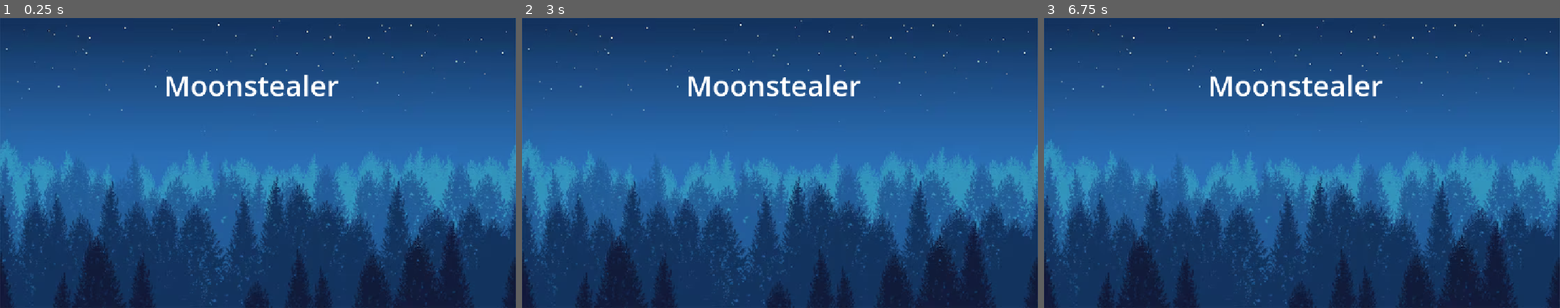
Above: before the commit, frames 1-3 (left to right).
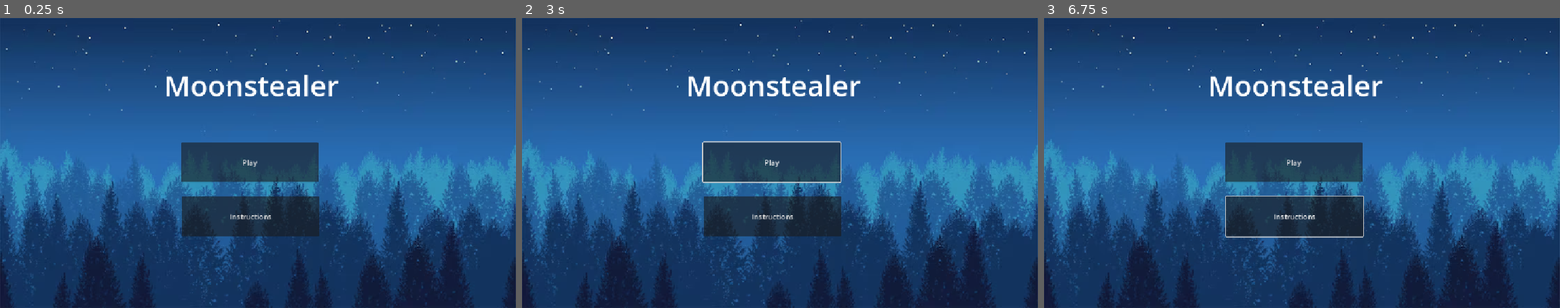
Above: after the commit, the same moments.

Repository: insertnewusername/moon-stealer
Game: Godot game, scene res://Scenes/startup.tscn
The game is run twice, just before and just after one commit, with the same random seed, the same clock (stepped at 60 frames per second) and the same inputs. This scene is started directly instead of the project's main scene.
Inputs (mouse positions are in pixels of both pictures, inside the frame that each line leads up to):
- Up to frame 1 (0.25 s): no input
- Up to frame 2 (3 s): click (774, 215) at 0.5 s, where only the run after the commit has a clickable "Instructions"; click (769, 163) at 1.25 s, where only the run after the commit has a clickable "Play"; click (769, 163) at 2 s, where only the run after the commit has a clickable "Play"; tap Enter (ui_accept) at 2.75 s; move the mouse to (893, 148) at 2.77 s; hold Right (ui_right) from 2.78 s (still down); tap Space (attack) at 2.85 s; click (893, 148) at 2.92 s
- Up to frame 3 (6.75 s): tap Enter (ui_accept) at 3.02, 3.5, 3.77, 4.25, 5, 5.27, 5.75, 6.02, 6.5 s; move the mouse to (1198, 177) at 3.52 s; tap Alt at 3.6, 5.85 s; move the mouse to (1353, 99) at 4.27 s; release Right (ui_right) at 4.28 s; hold Left (ui_left) 4.28-5.03 s; tap Shift at 4.35, 6.6 s; move the mouse to (1276, 221) at 5.02 s; hold Right (ui_right) 5.03-6.53 s; tap Space (attack) at 5.1 s; click (1276, 221) at 5.17 s; move the mouse to (1456, 206) at 5.77 s; move the mouse to (1147, 119) at 6.52 s; hold Left (ui_left) from 6.53 s (still down)

The runs differ from the first frame. In frame 1, 7.3% of the frame differs, in the area x 35-62%, y 42-76%; in frame 2, 7.6%, in the area x 34-62%, y 42-76%; in frame 3, 7.5%.

Commit message:
play and instructions

Diff:
--- a/Scenes/startup.tscn
+++ b/Scenes/startup.tscn
@@ -26,3 +26,27 @@
 grow_horizontal = 2
 theme_override_font_sizes/font_size = 64
 text = "Moonstealer"
+
+[node name="Button" type="Button" parent="CanvasLayer" unique_id=404656115]
+anchors_preset = 15
+anchor_right = 1.0
+anchor_bottom = 1.0
+offset_left = 404.0
+offset_top = 278.0
+offset_right = -441.0
+offset_bottom = -281.0
+grow_horizontal = 2
+grow_vertical = 2
+text = "Play"
+
+[node name="Button2" type="Button" parent="CanvasLayer" unique_id=34136559]
+anchors_preset = 15
+anchor_right = 1.0
+anchor_bottom = 1.0
+offset_left = 406.0
+offset_top = 399.0
+offset_right = -439.0
+offset_bottom = -160.0
+grow_horizontal = 2
+grow_vertical = 2
+text = "Instructions"
